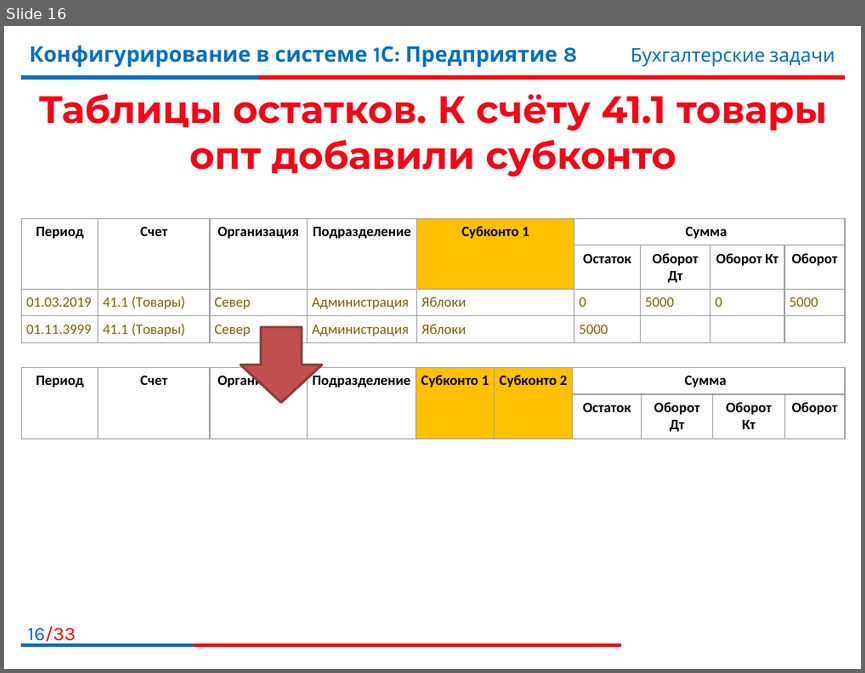
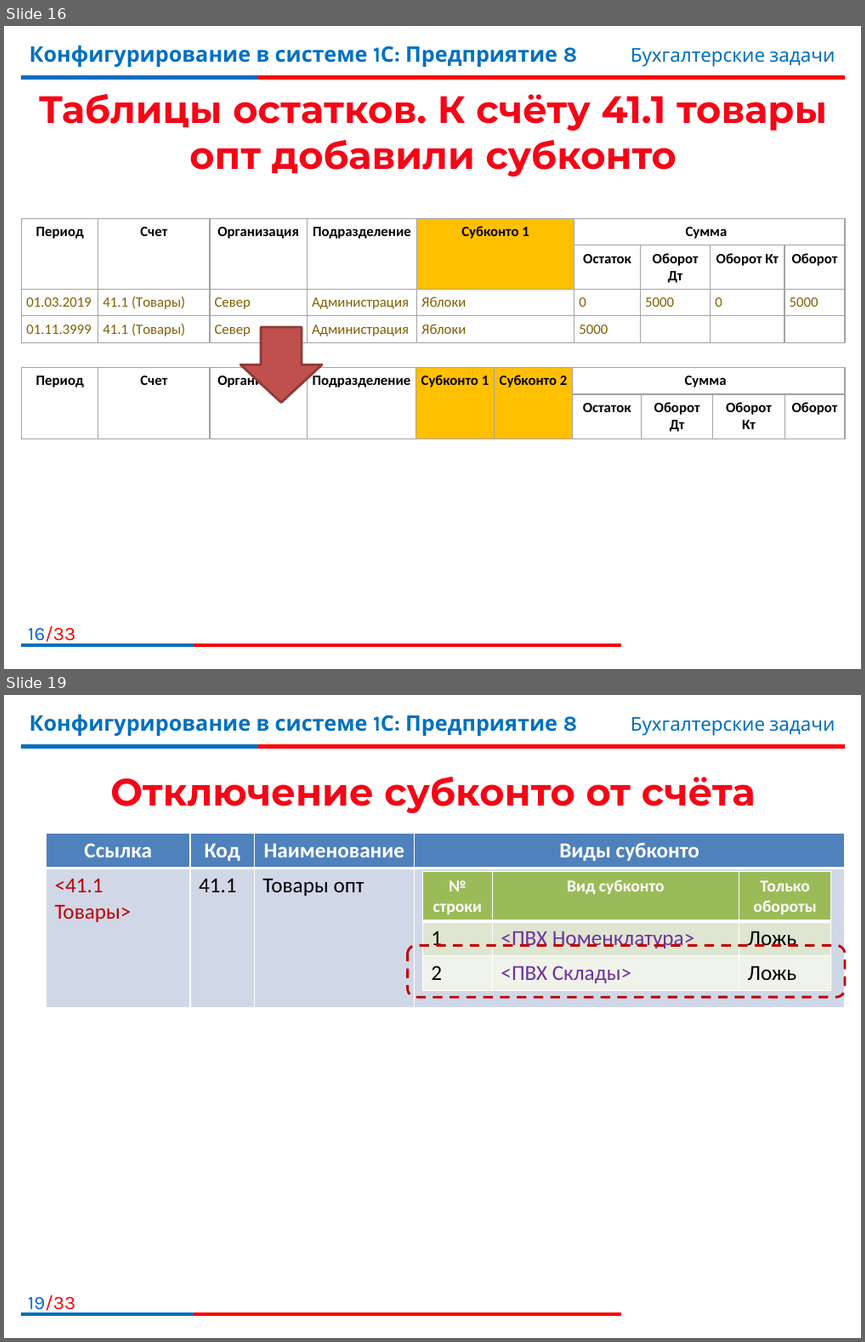
Before and after one commit to bestteacher-1c/documents_compl_kurs, a slide deck: Занятие_14/Иллюстрации_14.pptx. Shown one above the other, each under a label of ours: slide 16 before the commit, slides 16 and 19 after it; the slides between them are not shown. The pictures are 865x673 and 865x1342 pixels, drawn with LibreOffice and Linux fonts; fonts in the diff are those of the drawing; background and template pictures are left out. Boxes give left, top, right and bottom in pixels: in the first picture for what was removed or moved away, otherwise in the second. Text is boxed around its words. In the diff, an @@ line names an element or a change of style, - is before the commit and + after.

```diff
--- a/Занятие_14/Иллюстрации_14.pptx
+++ b/Занятие_14/Иллюстрации_14.pptx
@@ slide 19 added at (4,695,861,1338), background #FFFFFF; not listed: 7 template elements that a slide beside it also shows @@
@@ title added at (110,777,755,813), 32 pt, text gradient #F50516 to #C00000, bold @@
+Отключение субконто от счёта
@@ table added at (46,833,845,1005), 2 rows, 4 columns @@
+Ссылка | Код | Наименование | Виды субконто
+<41.1 Товары> | 41.1 | Товары опт | 
@@ table added at (422,872,831,990), 3 rows, 3 columns @@
+№ строки | Вид субконто | Только обороты
+1 | <ПВХ Номенклатура> | Ложь
+2 | <ПВХ Склады> | Ложь
@@ rounded rectangle added at (408,945,845,997), outline #C00000 2 pt dashed @@
```
Also in this commit, not shown: 5 other slides added, 3 other files.
